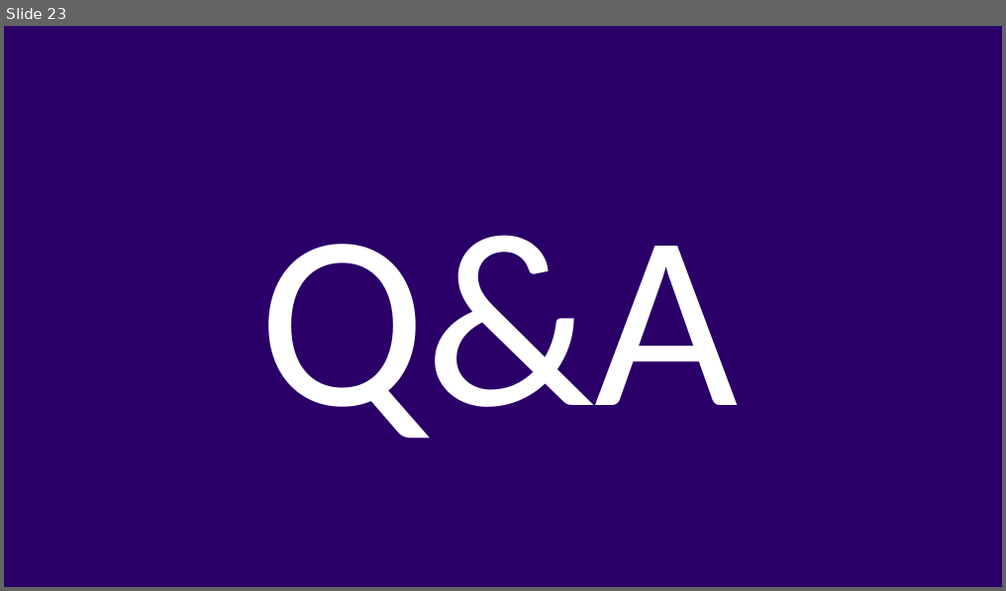
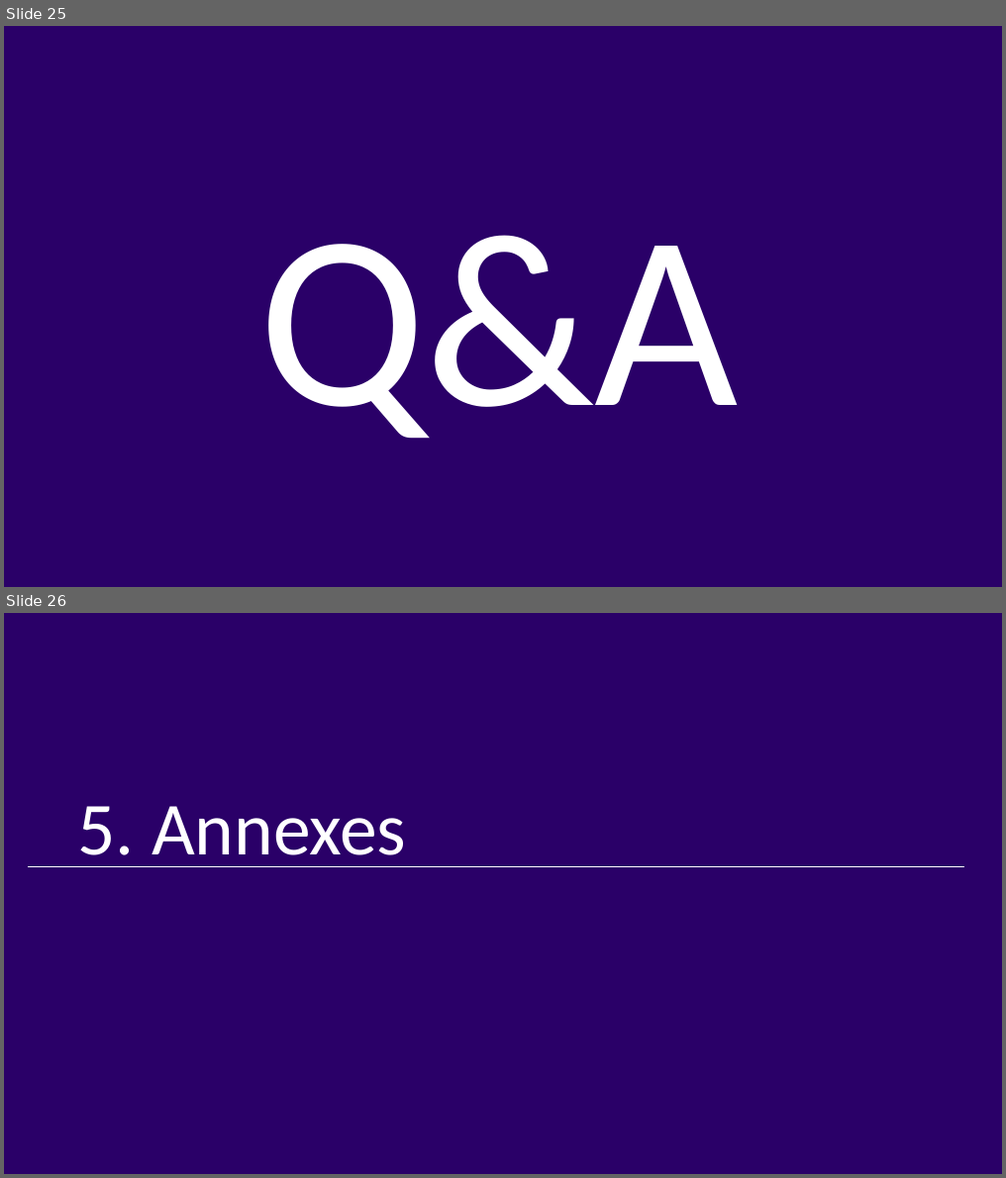
Before and after one commit to EtudiantOC2/implement_scoring_model_v2, a slide deck: evaluation/P7_Presentation.pptx. Shown one above the other, each under a label of ours: slide 23 before the commit, slides 25 and 26 after it. The pictures are 1006x591 and 1006x1178 pixels, drawn with LibreOffice and Linux fonts; fonts in the diff are those of the drawing. Boxes give left, top, right and bottom in pixels: in the first picture for what was removed or moved away, otherwise in the second. Text is boxed around its words. In the diff, an @@ line names an element or a change of style, - is before the commit and + after.

```diff
--- a/evaluation/P7_Presentation.pptx
+++ b/evaluation/P7_Presentation.pptx
@@ slide 26 added at (4, 613, 1002, 1174), background #FFFFFF @@
@@ rectangle added at (4, 613, 1002, 1174), fill #2A0068, outline #2A0068 1 pt, 72 pt, text #FFFFFF @@
+5. Annexes
@@ line added from (27, 866) to (964, 866), #FFFFFF 0.5 pt @@
@@ rectangle added at (927, 1154, 1001, 1174), fill #2A0068, outline #2A0068 1 pt @@
@@ right triangle added at (928, 1149, 948, 1173), fill #FFFFFF, outline #FFFFFF 1 pt @@
@@ what was slide 23 is now slide 25 @@
```
Also in this commit, not shown: 10 slides changed, 4 other slides added, 2 other files.
